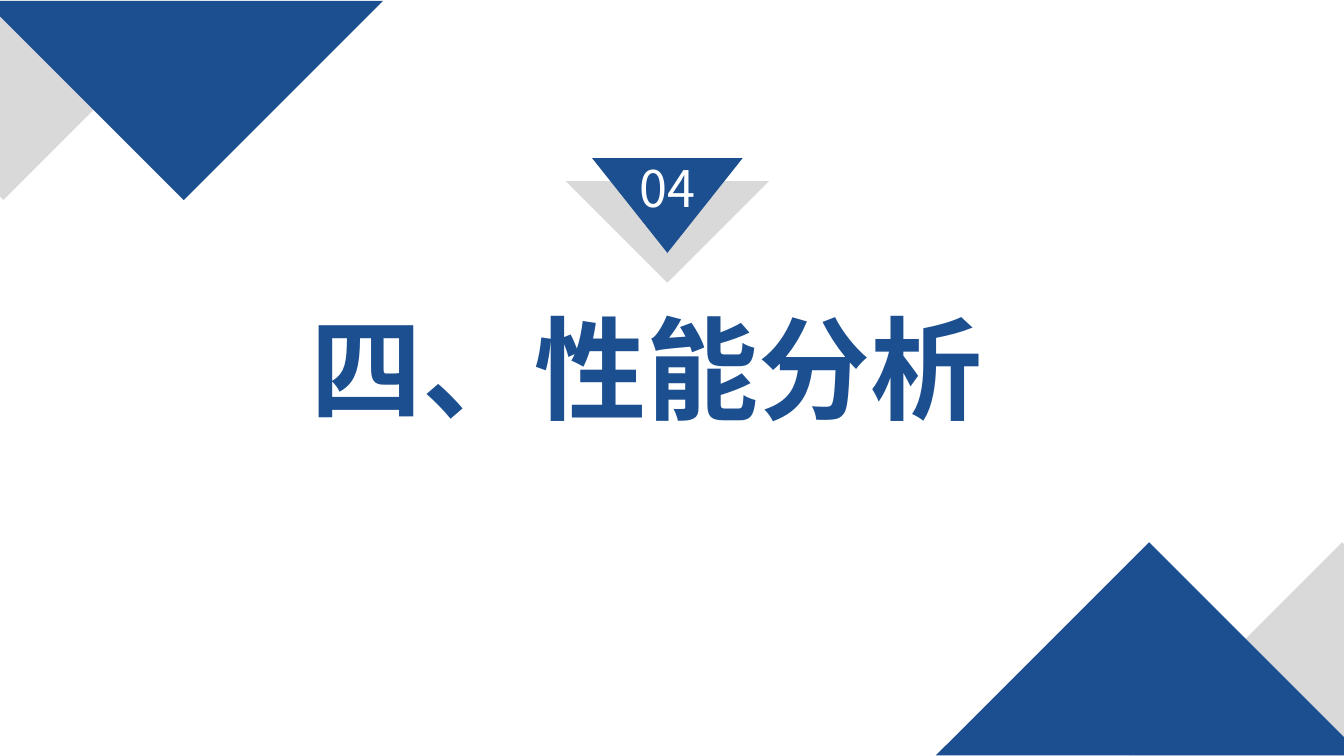
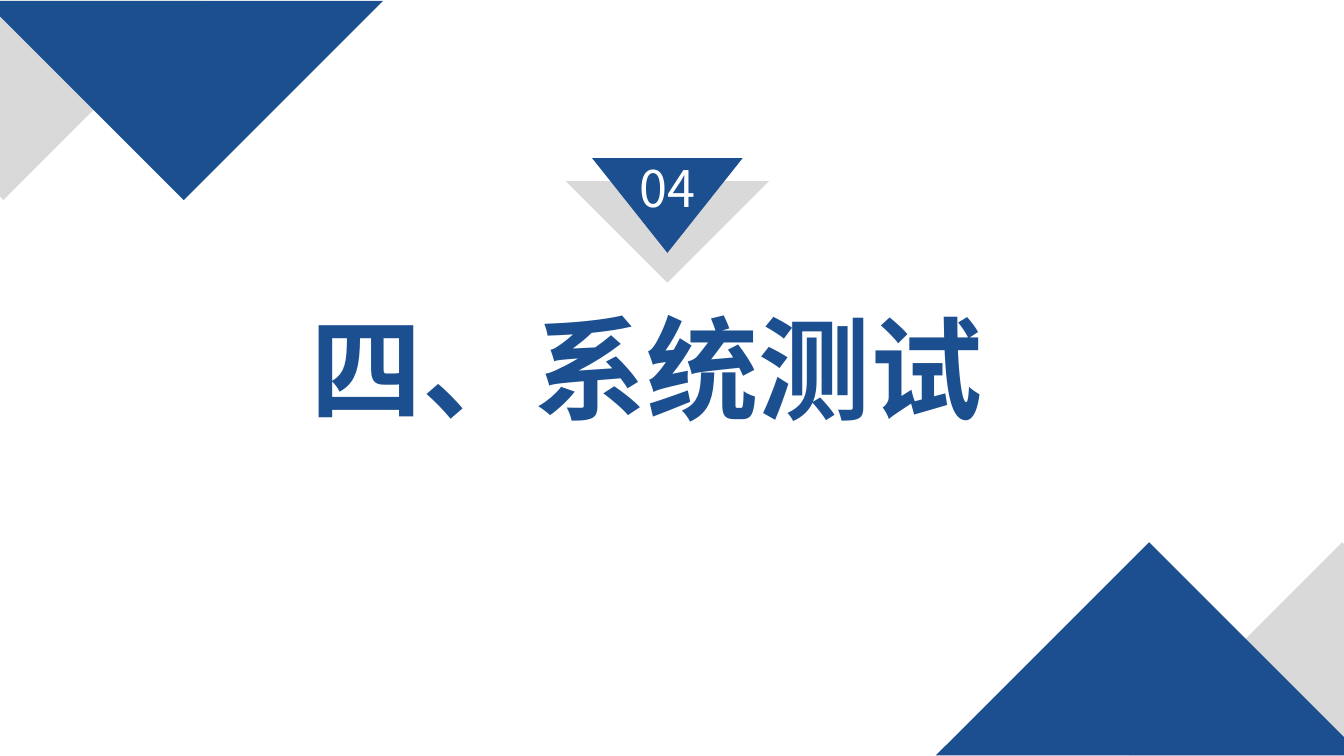
Before and after one commit to wentureing/fossify-math-unit-test, a slide deck: slide 22 of ppt相关/移动应用测试PPT.pptx (slide 18 before the commit). Drawn at 1344x756 pixels with LibreOffice and Linux fonts; fonts in the diff are those of the drawing. Boxes give left, top, right and bottom in pixels: in the first picture for what was removed or moved away, otherwise in the second. Text is boxed around its words. In the diff, an @@ line names an element or a change of style, - is before the commit and + after.

```diff
--- a/ppt相关/移动应用测试PPT.pptx
+++ b/ppt相关/移动应用测试PPT.pptx
@@ text at (310, 315, 982, 422): text changed @@
-四、性能分析
+四、系统测试
```
Also in this commit, not shown: 7 other slides changed, 8 slides added, 11 slides removed, 11 other files.
